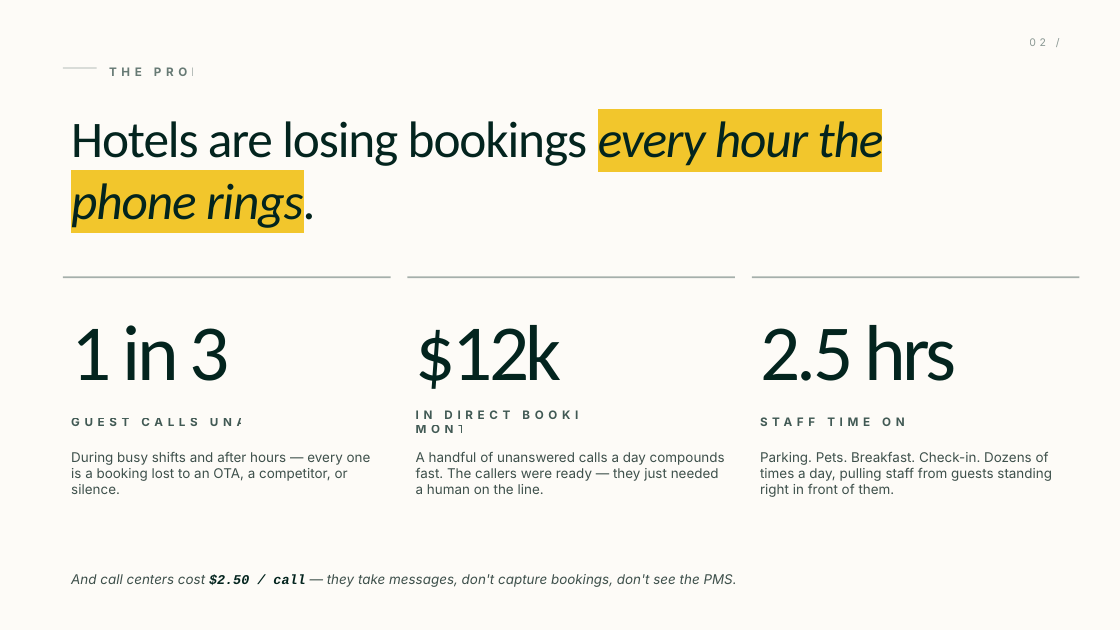
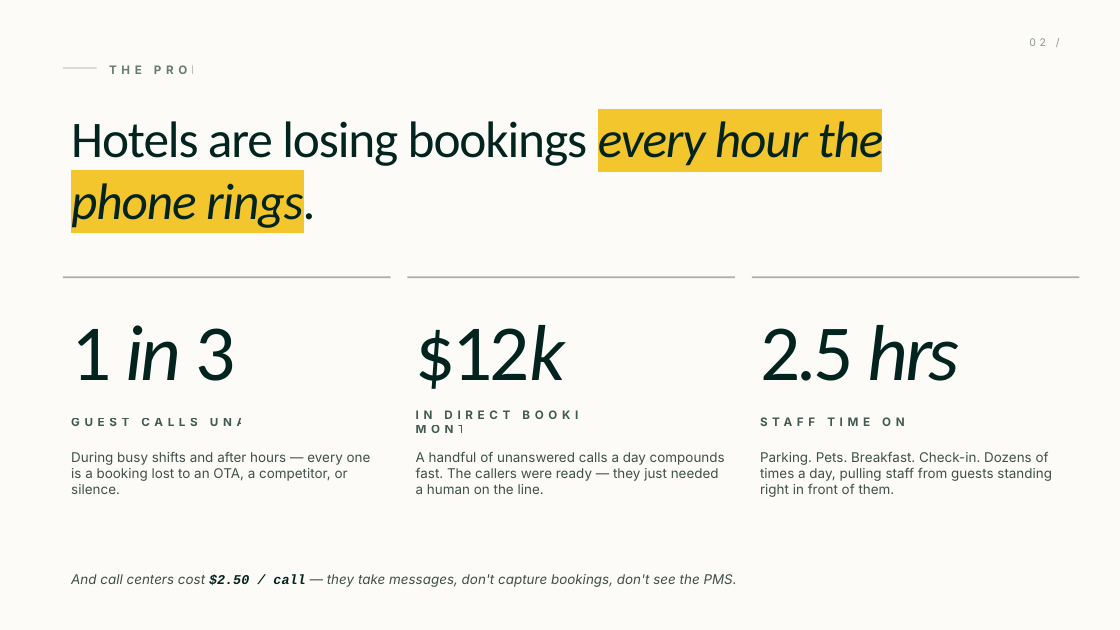
Before and after one commit to MaxtheN/arryve-front, a slide deck: slide 2 of output/arryve-pitch.pptx. Drawn at 1120x630 pixels with LibreOffice and Linux fonts; fonts in the diff are those of the drawing. Boxes give left, top, right and bottom in pixels: in the first picture for what was removed or moved away, otherwise in the second. Text is boxed around its words. In the diff, an @@ line names an element or a change of style, - is before the commit and + after.

```diff
--- a/output/arryve-pitch.pptx
+++ b/output/arryve-pitch.pptx
@@ text "1 in 3" at (71, 325, 236, 381): italic on in "in" @@
@@ text "$12k" at (416, 325, 566, 389): italic on in "$12k" @@
@@ text "2.5 hrs" at (760, 325, 960, 381): italic on in "hrs" @@
```
Also in this commit, not shown: 1 other slide changed, 3 other files.
